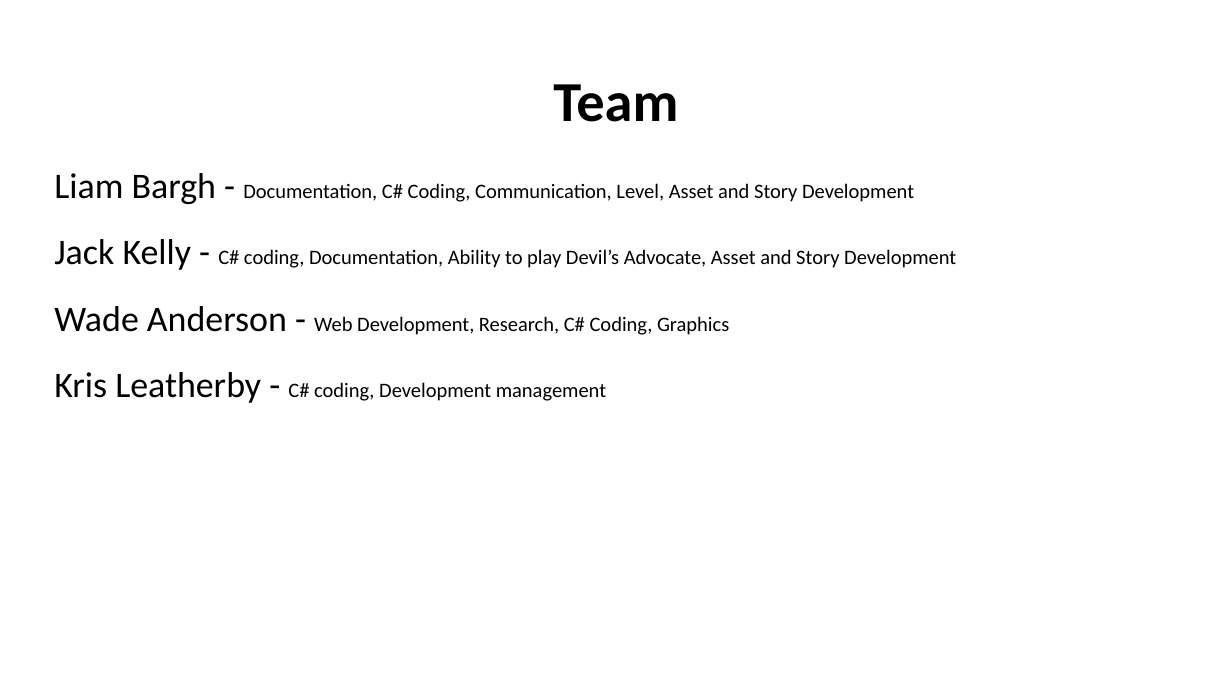
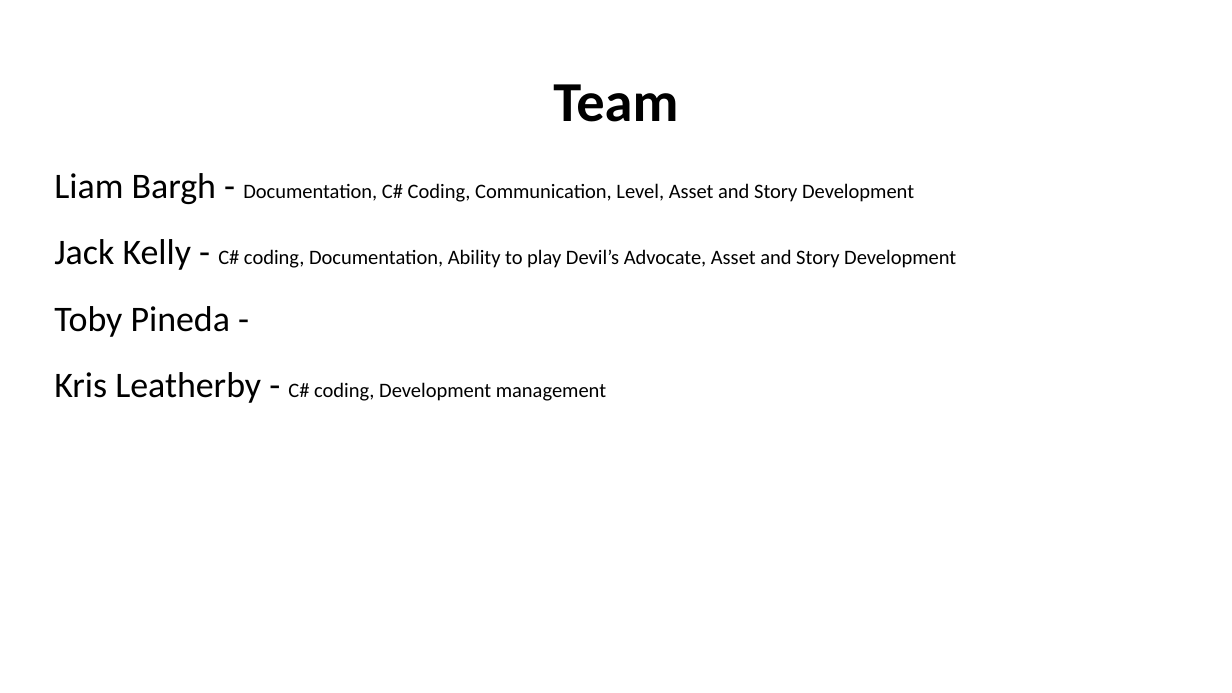
Before and after one commit to Qelliami/IT701-Project, a slide deck: slide 2 of Pitch/Pantheon Pitch.pptx. Drawn at 1232x693 pixels with LibreOffice and Linux fonts; fonts in the diff are those of the drawing. Boxes give left, top, right and bottom in pixels: in the first picture for what was removed or moved away, otherwise in the second. Text is boxed around its words. In the diff, an @@ line names an element or a change of style, - is before the commit and + after.

```diff
--- a/Pitch/Pantheon Pitch.pptx
+++ b/Pitch/Pantheon Pitch.pptx
@@ text at bbox=[54, 306, 231, 337]: text changed; size 16 to 28 pt @@
-Wade Anderson - Web Development, Research, C# Coding, Graphics
+Toby Pineda -
```
Also in this commit, not shown: 2 slides added, 1 other file.
